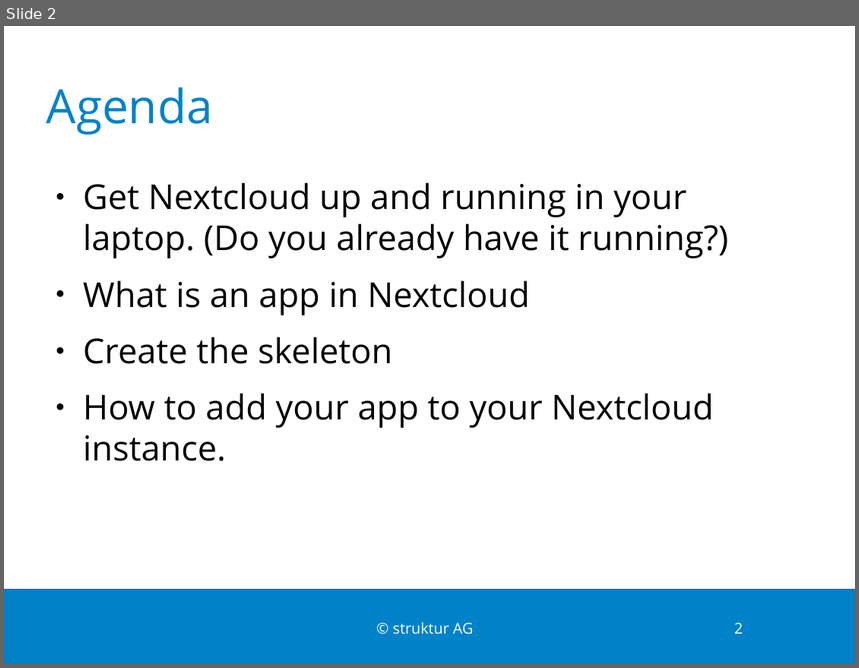
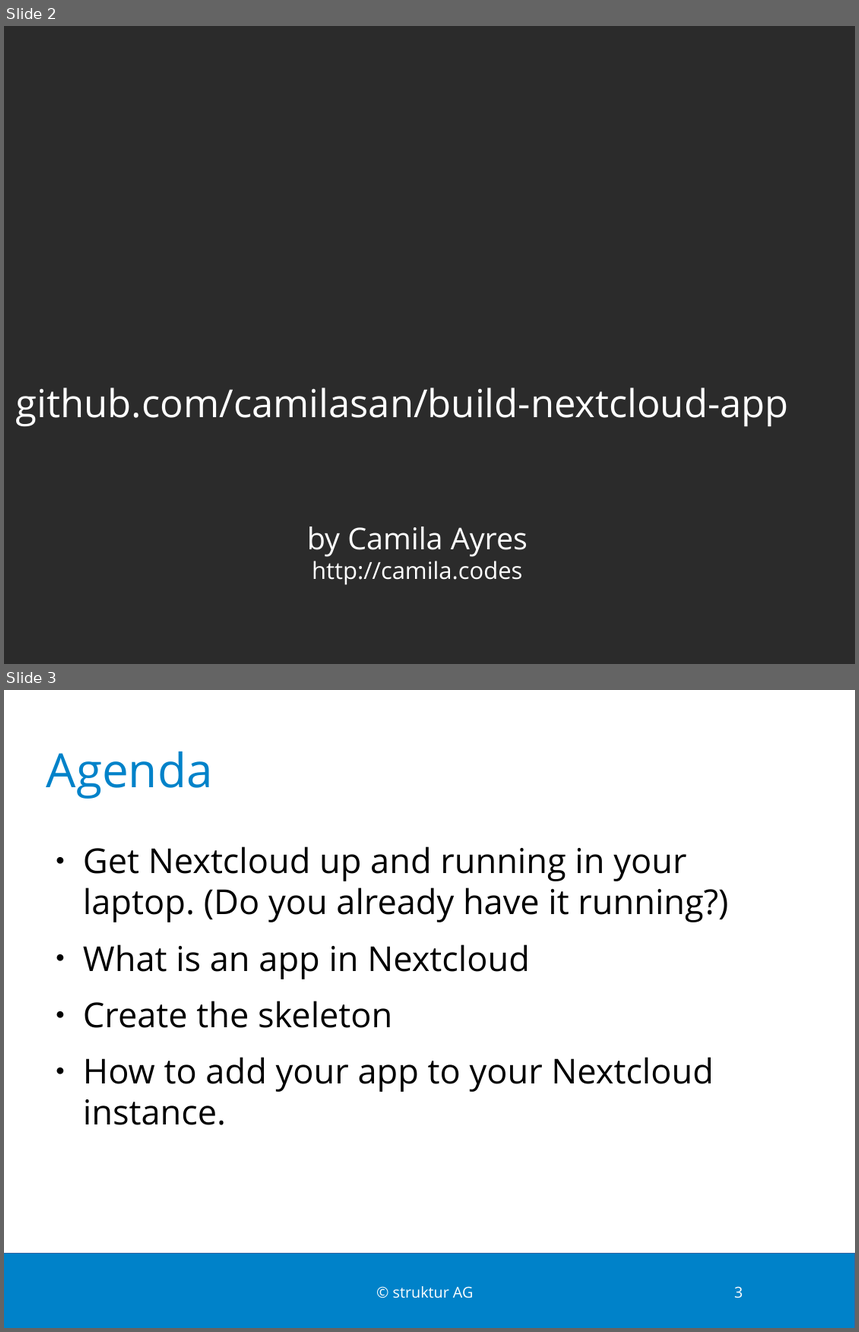
Before and after one commit to camilasan/build-nextcloud-app, a slide deck: build-Nextcloud-app.odp. Shown one above the other, each under a label of ours: slide 2 before the commit, slides 2 and 3 after it. The pictures are 859x668 and 859x1332 pixels, drawn with LibreOffice and Linux fonts; fonts in the diff are those of the drawing; background and template pictures are left out; a plain dark background stands for a picture behind light text. Boxes give left, top, right and bottom in pixels: in the first picture for what was removed or moved away, otherwise in the second. Text is boxed around its words. In the diff, an @@ line names an element or a change of style, - is before the commit and + after.

```diff
--- a/build-Nextcloud-app.odp
+++ b/build-Nextcloud-app.odp
@@ slide 2 added at [4, 26, 855, 664], background picture (left out) @@
@@ title added at [16, 388, 789, 427], 36 pt, text #FFFFFF @@
+github.com/camilasan/build-nextcloud-app
@@ title added at [307, 527, 528, 585], 22 pt, text #FFFFFF @@
+by Camila Ayres
+http://camila.codes
@@ what was slide 2 is now slide 3 @@
@@ page number at [734, 1287, 743, 1299]: text changed @@
-2
+3
```
Also in this commit, not shown: 1 slide changed, 1 slide removed, 1 other file.
